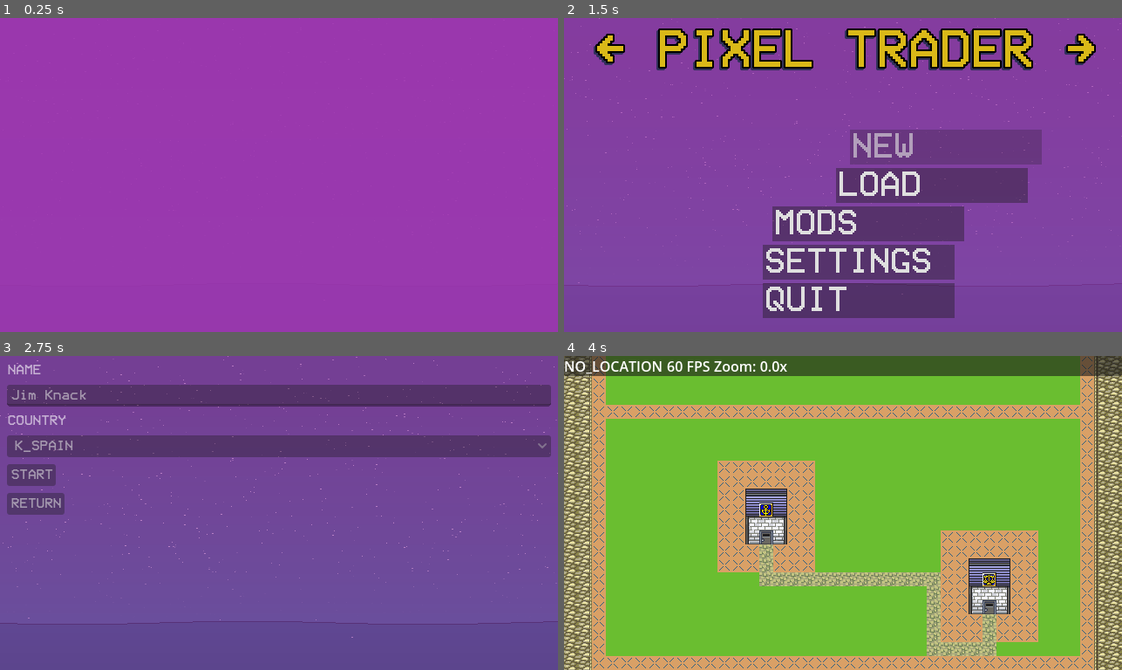
Above: before the commit, frames 1-4 (two rows, left to right).
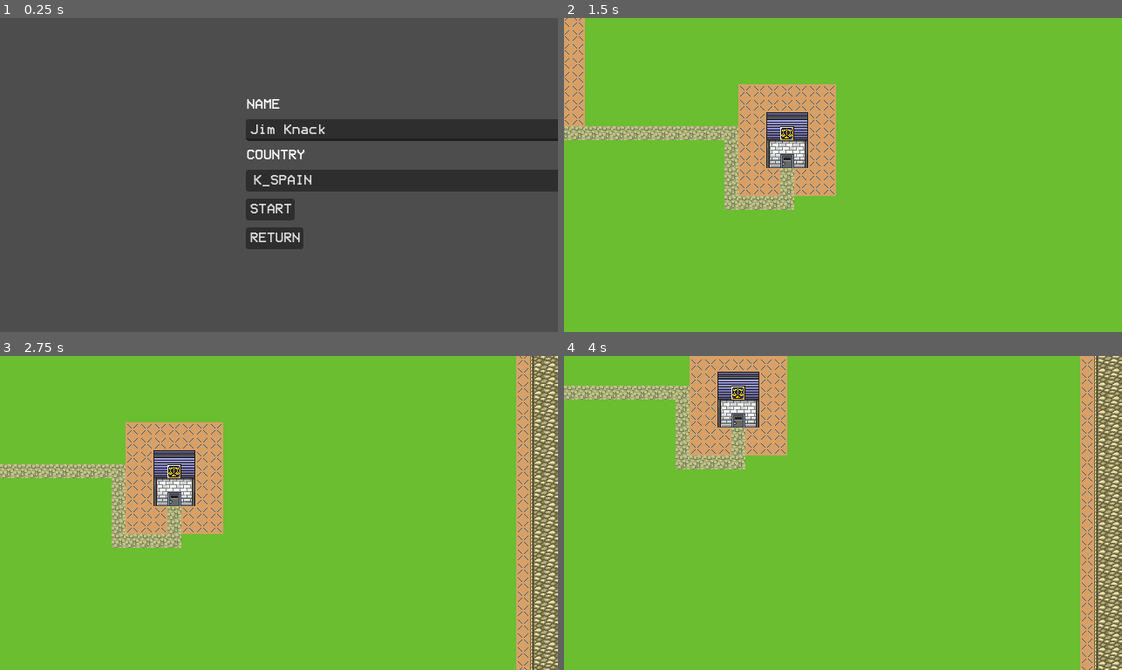
Above: after the commit, the same moments.

Repository: mikeredev/trader
Game: Godot game, scene res://main/main.tscn
Same seed, same stepped clock (60 frames per second), same inputs: the game is played once before the commit and once after it.
Inputs (mouse positions are in pixels of both pictures, inside the frame that each line leads up to):
- Up to frame 1 (0.25 s): no input
- Up to frame 2 (1.5 s): click (831, 209) at 0.5 s, where only the run after the commit has a clickable "START"; tap Enter (ui_accept) at 1.25 s; move the mouse to (965, 159) at 1.27 s; hold Right (ui_right) from 1.28 s (still down)
- Up to frame 3 (2.75 s): tap Enter (ui_accept) at 1.52 s; release Right (ui_right) at 2 s; click (295, 447) at 2 s, where only the run before the commit has a clickable "CONTINUE"
- Up to frame 4 (4 s): click (597, 475) at 2.75 s, where only the run before the commit has a clickable "START"; tap Enter (ui_accept) at 3.5, 3.77 s; move the mouse to (731, 528) at 3.52 s; hold Down (ui_down) from 3.53 s (still down)

The runs differ from the first frame. In frame 1, 100% of the frame differs, in the area x 0-100%, y 0-100%; in frame 2, 100%; in frame 3, 100%; in frame 4, 44%.

Commit message:
placement bias

Diff:
--- a/common/static/common.gd
+++ b/common/static/common.gd
@@ -1,4 +1,3 @@
-
 class_name Common extends RefCounted
 
 const PROJECT_SETTINGS: Dictionary[String, Variant] = {
@@ -14,22 +13,5 @@
 
 class Util:
 	static var json: JSONUtil = JSONUtil.new()
-
-	static func get_texture(p_path: String) -> Texture2D: # move all these to ImgUtil, TweenUtil etc
-		var texture: Texture2D
-
-		if p_path.begins_with("res://") or p_path.begins_with("uid://"):
-			texture = load(p_path) as Texture2D
-
-		if p_path.begins_with("user://"):
-			var image: Image = Image.new()
-			image.load(p_path)
-			texture = ImageTexture.create_from_image(image) as Texture2D
-		return texture
-
-
-	static func touch_directory(p_path: String) -> bool:
-		if not DirAccess.dir_exists_absolute(p_path):
-			var error: Error = DirAccess.make_dir_absolute(p_path)
-			if error: return false
-		return true
+	static var image: ImageUtil = ImageUtil.new()
+	static var file: FileUtil = FileUtil.new()
--- /dev/null
+++ b/common/util/file_util.gd
@@ -0,0 +1,8 @@
+class_name FileUtil extends RefCounted
+
+
+static func touch_directory(p_path: String) -> bool:
+	if not DirAccess.dir_exists_absolute(p_path):
+		var error: Error = DirAccess.make_dir_absolute(p_path)
+		if error: return false
+	return true
--- /dev/null
+++ b/common/util/image_util.gd
@@ -0,0 +1,14 @@
+class_name ImageUtil extends RefCounted
+
+
+static func get_texture(p_path: String) -> Texture2D: # move all these to ImgUtil, TweenUtil etc
+	var texture: Texture2D
+
+	if p_path.begins_with("res://") or p_path.begins_with("uid://"):
+		texture = load(p_path) as Texture2D
+
+	if p_path.begins_with("user://"):
+		var image: Image = Image.new()
+		image.load(p_path)
+		texture = ImageTexture.create_from_image(image) as Texture2D
+	return texture
--- a/data/active_state/01_init.gd
+++ b/data/active_state/01_init.gd
@@ -38,7 +38,7 @@
 		FileLocation.USER_ROOT_SETTINGS_DIR ]
 
 	for path: String in user_directories:
-		if Common.Util.touch_directory(path):
+		if Common.Util.file.touch_directory(path):
 			Debug.log_verbose("  OK: %s" % path)
 		else:
 			Debug.log_warning("Unable to access directory: %s" % path)
--- a/data/active_state/03_start.gd
+++ b/data/active_state/03_start.gd
@@ -18,8 +18,8 @@
 	#Service.scene_manager.hide_views()
 	#Service.scene_manager.add_menu(Filepath.START_MENU)
 
-	Service.scene_manager.add_to_ui(FileLocation.UI_START_MENU, UI.ContainerType.MENU)
-	#Service.scene_manager.add_to_ui(FileLocation.UI_NEW_GAME_MENU, UI.ContainerType.MENU)
+	#Service.scene_manager.add_to_ui(FileLocation.UI_START_MENU, UI.ContainerType.MENU)
+	Service.scene_manager.add_to_ui(FileLocation.UI_NEW_GAME_MENU, UI.ContainerType.MENU)
 
 
 func _exit() -> void:
--- a/data/active_state/05_ready.gd
+++ b/data/active_state/05_ready.gd
@@ -13,8 +13,8 @@
 
 
 func _main() -> void:
-	Debug.log_info("Creating UI...")
-	Service.scene_manager.add_to_ui(FileLocation.UI_DEV_UI, UI.ContainerType.DEV_UI)
+	#Debug.log_info("Creating UI...")
+	#Service.scene_manager.add_to_ui(FileLocation.UI_DEV_UI, UI.ContainerType.DEV_UI)
 
 	# start game
 	if is_new_game: start()
--- a/data/active_state/06_incity.gd
+++ b/data/active_state/06_incity.gd
@@ -38,7 +38,7 @@
 	var view: View = Service.scene_manager.activate_view(View.ViewType.CITY)
 	base_size = ProjectSettings.get_setting("services/config/scene_base_size")
 	camera = view.get_camera()
-	camera.set_limits(scene.area)
+	camera.set_limits(scene.tile_grid.area)
 	camera.cam_control = true # TESTING
 
 
--- a/data/building/building.gd
+++ b/data/building/building.gd
@@ -1,9 +1,15 @@
 class_name Building extends Resource
 
+enum PlacementBias { NONE, SHORE }
 
 var building_id: StringName # for lookup
 #var city_id: StringName # which city it is in
+
+@export_category("Exterior")
+@export var placement_bias: PlacementBias
+@export var exterior_scene: PackedScene # tscn, the building in the city
 @export var exterior_size: Vector2i # representing the tile size in the atlas map (e.g., 5,4)
-@export var exterior_scene: PackedScene # tscn, the building in the city
+
+@export_category("Interior")
 @export var interior_scene: PackedScene # tscn, the building interior (NPCs will be in here)
 #var actions: Dictionary[StringName, BuildingAction] # TBD - assign actions to building, or to NPCs? eg "open trade menu"
--- a/data/building/dock/dock.tres
+++ b/data/building/dock/dock.tres
@@ -5,6 +5,7 @@
 
 [resource]
 script = ExtResource("1_axce2")
+placement_bias = 1
+exterior_scene = ExtResource("1_nrd0o")
 exterior_size = Vector2i(3, 4)
-exterior_scene = ExtResource("1_nrd0o")
 metadata/_custom_type_script = "uid://p74qlsq0gaj7"
--- a/data/city/builder/building_builder.gd
+++ b/data/city/builder/building_builder.gd
@@ -6,12 +6,27 @@
 var city: City
 var scene: CityScene
 var tile_map: Dictionary[String, Vector2i]
+var shore_bias: Array[Vector2i]
 
 
 func _init(p_city: City, p_scene: CityScene, p_tile_map: Dictionary[String, Vector2i]) -> void:
 	city = p_city
 	scene = p_scene
 	tile_map = p_tile_map
+
+
+func _add_debug_rect(p_position: Vector2i, p_color: Color = Color.BLACK) -> void:
+	var box: ColorRect = ColorRect.new()
+	box.name = "%s" % p_position
+	box.position = p_position * 16
+	box.size = Vector2i(16,16)
+	box.color = p_color
+	box.color.a = 0.5
+	scene.debug_overlay.add_child(box)
+
+
+func create_cell_bias() -> void:
+	_create_shore_bias()
 
 
 func create_buildings(p_rng: RandomNumberGenerator) -> void:
@@ -23,43 +38,39 @@
 			Debug.log_error("Failed to build %s after %d attempts" % [building.building_id, MAX_BUILD_ATTEMPTS])
 
 
-func _add_debug_rect(p_position: Vector2i, p_color: Color = Color.ORANGE_RED) -> void:
-	var box: ColorRect = ColorRect.new()
-	box.name = "%s" % p_position
-	box.position = p_position * 16
-	box.size = Vector2i(16,16)
-	box.color = p_color
-	box.color.a = 0.5
-	scene.debug_overlay.add_child(box)
-
-
 func _get_building_rect(p_rng: RandomNumberGenerator, p_building: Building) -> Rect2i:
 	var building_size: Vector2i = p_building.exterior_size
 	building_size.x += BUILDING_BUFFER * 2
 	building_size.y += BUILDING_BUFFER * 2
-
-	var ground_cells: Array[Vector2i] = []
-	var ground_rect: Rect2i = scene.ground_layer.get_used_rect()
-	for cell: Vector2i in scene.ground_layer.get_used_cells(): # fewer available cells on each build
-		if cell.x < (ground_rect.position.x + ground_rect.size.x) - (p_building.exterior_size.x + BUILDING_BUFFER + 1): # 1 = inner ring
-			if cell.y < (ground_rect.position.y + ground_rect.size.y) - (p_building.exterior_size.y + BUILDING_BUFFER + 1):
-				ground_cells.append(cell)
-
+	var available_cells: Array[Vector2i] = _get_available_cells(p_building)
 	var attempt: int = 0
 	var rand: int
 	var pos: Vector2i
 	var rect: Rect2i
 	while attempt < MAX_BUILD_ATTEMPTS:
 		attempt += 1
-		rand = p_rng.randi_range(0, ground_cells.size() - 1)
-		pos = ground_cells[rand]
+		rand = p_rng.randi_range(0, available_cells.size() - 1)
+		pos = available_cells[rand]
 		rect = Rect2i(pos, building_size)
+		if _can_create_building(rect):
+			Debug.log_debug("Built %s (bias: %s) on attempt %d %s" % [p_building.building_id, Building.PlacementBias.keys()[p_building.placement_bias], attempt, rect])
+			return rect
+	return Rect2i()
 
-		if _can_create_building(rect):
-			Debug.log_debug("Built %s on attempt %d %s" % [p_building.building_id, attempt, rect])
-			return rect
 
-	return Rect2i()
+func _get_available_cells(p_building: Building) -> Array[Vector2i]:
+	var used_cells: Array[Vector2i] = scene.ground_layer.get_used_cells() # fewer available cells on each build
+	var ground_rect: Rect2i = scene.ground_layer.get_used_rect()
+	var available_cells: Array[Vector2i] = []
+
+	match p_building.placement_bias:
+		Building.PlacementBias.SHORE: return shore_bias
+		_:
+			for cell: Vector2i in used_cells:
+				if cell.x < (ground_rect.position.x + ground_rect.size.x) - (p_building.exterior_size.x + BUILDING_BUFFER + 1):
+					if cell.y < (ground_rect.position.y + ground_rect.size.y) - (p_building.exterior_size.y + BUILDING_BUFFER + 1):
+						available_cells.append(cell)
+	return available_cells
 
 
 func _can_create_building(p_rect: Rect2i) -> bool:
@@ -72,19 +83,22 @@
 
 
 func _create_building(p_building: Building, p_rect: Rect2i) -> void:
+	var tile: Vector2i
 	# create buffer
 	for x: int in range(p_rect.position.x, p_rect.position.x + p_rect.size.x):
 		for y: int in range(p_rect.position.y, p_rect.position.y + p_rect.size.y):
 			var coords: Vector2i = Vector2i(x, y)
 			scene.ground_layer.erase_cell(coords)
-			scene.buffer_layer.set_cell(coords, 1, tile_map.get("reserved"))
+			tile = tile_map.get("reserved")
+			scene.buffer_layer.set_cell(coords, 1, tile)
 
 	# draw building rect inside buffer
 	for x: int in range(p_rect.position.x + BUILDING_BUFFER, p_rect.position.x + (p_rect.size.x - BUILDING_BUFFER)):
 		for y: int in range(p_rect.position.y + BUILDING_BUFFER, p_rect.position.y + (p_rect.size.y - BUILDING_BUFFER)):
 			var coords: Vector2i = Vector2i(x, y)
 			scene.buffer_layer.erase_cell(coords)
-			scene.building_layer.set_cell(coords, 1, tile_map.get("grass"))
+			tile = tile_map.get("grass")
+			scene.building_layer.set_cell(coords, 1, tile)
 
 	# place exterior instance onto the building rect
 	var default_tile_size: int = ProjectSettings.get_setting("services/config/default_tile_size")
@@ -99,7 +113,8 @@
 	var access_y: int = p_rect.position.y + p_rect.size.y - BUILDING_BUFFER - 1
 	var access_point: Vector2i = Vector2i(access_x, access_y)
 	scene.building_layer.erase_cell(access_point) # building_layer is A* unwalkable
-	scene.ground_layer.set_cell(access_point, 1, tile_map.get("reserved")) # put it back on the ground
+	tile = tile_map.get("reserved")
+	scene.ground_layer.set_cell(access_point, 1, tile) # put it back on the ground
 
 	# add door interaction area
 	var interaction_area: Area2D = Area2D.new()
@@ -125,3 +140,30 @@
 
 	# register AP
 	scene.add_access_point(p_building, access_point)
+
+
+func _create_shore_bias() -> void: # generates an array of cells near the shore
+	var distance: int = 0
+	for building: Building in city.buildings.values():
+		if building.exterior_size.x > distance: distance = building.exterior_size.x
+		if building.exterior_size.y > distance: distance = building.exterior_size.y
+
+	# determine minimum size based on largest building
+	distance += BUILDING_BUFFER * 2
+
+	# mark any cells within [distance] cells of the shore layer
+	var used_cells: Array[Vector2i] = scene.ground_layer.get_used_cells()
+	for cell: Vector2i in used_cells:
+		if _is_near_layer(cell, distance, scene.shore_layer):
+			shore_bias.append(cell)
+	Debug.log_verbose("Set shore bias: %d tiles, %s size" % [distance, shore_bias.size()])
+
+
+func _is_near_layer(p_origin: Vector2i, p_distance: int, p_layer: TileMapLayer) -> bool:
+	for dir: Vector2i in [ Vector2i.LEFT, Vector2i.RIGHT, Vector2i.UP, Vector2i.DOWN ]:
+		var pos: Vector2i = p_origin
+		for dist: int in range(1, p_distance + 1):
+			pos += dir
+			if p_layer.get_cell_source_id(pos) != -1:
+				return true
+	return false
--- a/data/city/builder/city_builder.gd
+++ b/data/city/builder/city_builder.gd
@@ -7,38 +7,42 @@
 	"road": Vector2i(1, 3), # city tileset
 }
 
-var tile_grid: CityTileGridBuilder
 var terrain_builder: CityTerrainBuilder
 var building_builder: CityBuildingBuilder
 var road_builder: CityRoadBuilder
 
 var city: City
 var scene: CityScene
-var rng: RandomNumberGenerator = RandomNumberGenerator.new()
 
 
 func _init(p_city: City, p_scene: CityScene) -> void:
 	city = p_city
 	scene = p_scene
-	rng.seed = city.uid
-	tile_grid = CityTileGridBuilder.new(scene)
 	terrain_builder = CityTerrainBuilder.new(city, scene, TILE_MAP)
 	building_builder = CityBuildingBuilder.new(city, scene, TILE_MAP)
 	road_builder = CityRoadBuilder.new(scene, TILE_MAP)
 
 
 func build() -> void:
-	tile_grid.generate()
+	# creating seed from city uid
+	var rng: RandomNumberGenerator = RandomNumberGenerator.new()
+	rng.seed = city.uid
 
-	# create borders
-	Service.scene_manager.clamp_borders(scene.area, scene.border_group)
+	# create city tile grid
+	scene.tile_grid = CityGrid.new()
+
+	# apply scene borders
+	var borders: Array[StaticBody2D] = Service.scene_manager.create_borders(scene.tile_grid.area)
+	for border: StaticBody2D in borders:
+		scene.border_group.add_child(border)
 
 	# draw terrain
 	Debug.log_info("Drawing terrain...")
-	terrain_builder.draw_terrain(tile_grid.grid_size)
+	terrain_builder.draw_terrain(scene.tile_grid.size)
 
 	# create buildings
 	Debug.log_info("Creating buildings...")
+	building_builder.create_cell_bias()
 	building_builder.create_buildings(rng)
 
 	# create A* grid
--- a/data/city/builder/terrain_builder.gd
+++ b/data/city/builder/terrain_builder.gd
@@ -31,16 +31,17 @@
 
 const SHORELINE_OUTER_MASK: Dictionary = {
 	47: Vector2i(0, 0), # left
-	40: Vector2i(0, 0), # left
+	40: Vector2i(0, 1),
 	41: Vector2i(0, 1),
-	233: Vector2i(0, 2),
 	9: Vector2i(0, 1),
+	233: Vector2i(0, 2), # left
 	7: Vector2i(1, 0), # top
 	3: Vector2i(1, 0),
 	224: Vector2i(1, 2), # bottom
 	192: Vector2i(1, 2),
 	151: Vector2i(2, 0), # right
 	148: Vector2i(2, 1),
+	20: Vector2i(2, 1),
 	244: Vector2i(2, 2),
 	144: Vector2i(2, 1) }
 
@@ -177,7 +178,7 @@
 		else: scene.shore_layer.set_cell(coords, 3, tile)
 
 	# done
-	Debug.log_verbose("  Bitmasked shoreline (is capital: %s)" % city.is_capital)
+	Debug.log_verbose("Bitmasked shoreline (is capital: %s)" % city.is_capital)
 
 
 func draw_inner_ring(p_ground_rect: Rect2i) -> void: # creates a reserved "green area"
@@ -221,7 +222,7 @@
 		scene.green_layer.set_cell(coords, 1, tile_map.get("reserved"))
 
 	# done
-	Debug.log_verbose("  Reserved inner ring (is capital: %s)" % city.is_capital)
+	Debug.log_verbose("Reserved inner ring (is capital: %s)" % city.is_capital)
 
 
 func _get_bitmask(p_position: Vector2i, p_layer: TileMapLayer) -> int:
@@ -277,7 +278,7 @@
 	neighbors.append(p_layer.get_neighbor_cell(p_cell, TileSet.CELL_NEIGHBOR_BOTTOM_RIGHT_CORNER))
 
 	for neighbor: Vector2i in neighbors:
-		if p_layer.get_cell_source_id(neighbor) != -1: # is cell valid in neighbor layer
+		if p_layer.get_cell_source_id(neighbor) != -1: # finds any valid cell in p_layer
 			return true
 	return false
 
--- a/data/city/builder/tile_grid.gd
+++ /dev/null
@@ -1,20 +0,0 @@
-class_name CityTileGridBuilder extends RefCounted
-
-var scene: CityScene
-var grid_size: Vector2i # size in grid tiles, e.g., (40, 23) / set by CityTileGridBuilder
-
-
-func _init(p_scene: CityScene) -> void:
-	scene = p_scene
-
-
-func generate() -> void:
-	var base_size: Vector2i = ProjectSettings.get_setting("services/config/scene_base_size")
-	var default_tile_size: int = ProjectSettings.get_setting("services/config/default_tile_size")
-
-	var grid_x: int = ceili(base_size.x / float(default_tile_size) * 1.0) # allow for multiplier
-	var grid_y: int = ceili(base_size.y / float(default_tile_size) * 1.0)
-	grid_size = Vector2i(grid_x, grid_y)
-	scene.area = grid_size * default_tile_size
-
-	Debug.log_debug("Created tile grid: size: %s, total area: %s" % [grid_size, scene.area])
--- /dev/null
+++ b/data/city/city_grid.gd
@@ -0,0 +1,16 @@
+class_name CityGrid extends RefCounted
+
+var size: Vector2i # size in grid tiles, e.g., (40, 23)
+var area: Vector2i # size in pixels, e.g., (640, 368)
+
+
+func _init() -> void:
+	var base_size: Vector2i = ProjectSettings.get_setting("services/config/scene_base_size")
+	var default_tile_size: int = ProjectSettings.get_setting("services/config/default_tile_size")
+
+	var grid_x: int = ceili(base_size.x / float(default_tile_size) * 1.3) # allow for multiplier
+	var grid_y: int = ceili(base_size.y / float(default_tile_size) * 1.9)
+	size = Vector2i(grid_x, grid_y)
+	area = size * default_tile_size
+
+	Debug.log_debug("Created tile grid: [S: %s, A: %s]" % [size, area])
--- a/data/city/city_scene.gd
+++ b/data/city/city_scene.gd
@@ -1,6 +1,6 @@
 class_name CityScene extends Node2D
 
-var area: Vector2i # size in pixels, e.g., (640, 368)
+var tile_grid: CityGrid
 var astar_grid: AStarGrid2D
 var access_points: Dictionary[StringName, Vector2i]
 
--- a/service/system/mod/mod_manager.gd
+++ b/service/system/mod/mod_manager.gd
@@ -85,9 +85,9 @@
 	var icon: Texture2D
 	var icon_png: String = "%s/%s" % [p_directory, ICONFILE]
 	if FileAccess.file_exists(icon_png):
-		icon = Common.Util.get_texture(icon_png)
+		icon = Common.Util.image.get_texture(icon_png)
 	else:
-		icon = Common.Util.get_texture(FileLocation.DEFAULT_MOD_ICON)
+		icon = Common.Util.image.get_texture(FileLocation.DEFAULT_MOD_ICON)
 
 	# create manifest
 	var manifest: ModManifest = ModManifest.new()
--- a/service/system/scene/scene_manager.gd
+++ b/service/system/scene/scene_manager.gd
@@ -32,12 +32,13 @@
 	Debug.log_debug("Centered window: %s" % center)
 
 
-func clamp_borders(p_area: Vector2i, p_container: Node2D, p_thickness: int = 50) -> void:
+func create_borders(p_area: Vector2i, p_thickness: int = 50) -> Array[StaticBody2D]:
+	var borders: Array[StaticBody2D] = []
 	for direction: Vector2i in [Vector2i.UP, Vector2i.DOWN, Vector2i.LEFT, Vector2i.RIGHT]:
 		var border: StaticBody2D = StaticBody2D.new()
 		var collision: CollisionShape2D = CollisionShape2D.new()
 		var shape: RectangleShape2D = RectangleShape2D.new()
-		collision.name = "Border"
+		collision.name = "CollisionShape2D"
 		collision.shape = shape
 		border.collision_layer = 1# Common.Collision.Bitmask.COLLISION
 		border.collision_mask = 0
@@ -60,8 +61,9 @@
 				border.position.y = p_area.y / 2.0
 				shape.size = Vector2i(p_thickness, p_area.y)
 		border.name = str(direction)
-		p_container.add_child(border)
-	Debug.log_debug("Created borders: %s" % p_area)
+		borders.append(border)
+	Debug.log_debug("Created border: %s" % p_area)
+	return borders
 
 
 func create_scene(p_scene: Variant) -> Node:
Not shown, added: common/util/file_util.gd.uid
Not shown, added: common/util/image_util.gd.uid
Renamed: data/city/builder/tile_grid.gd.uid -> data/city/city_grid.gd.uid
